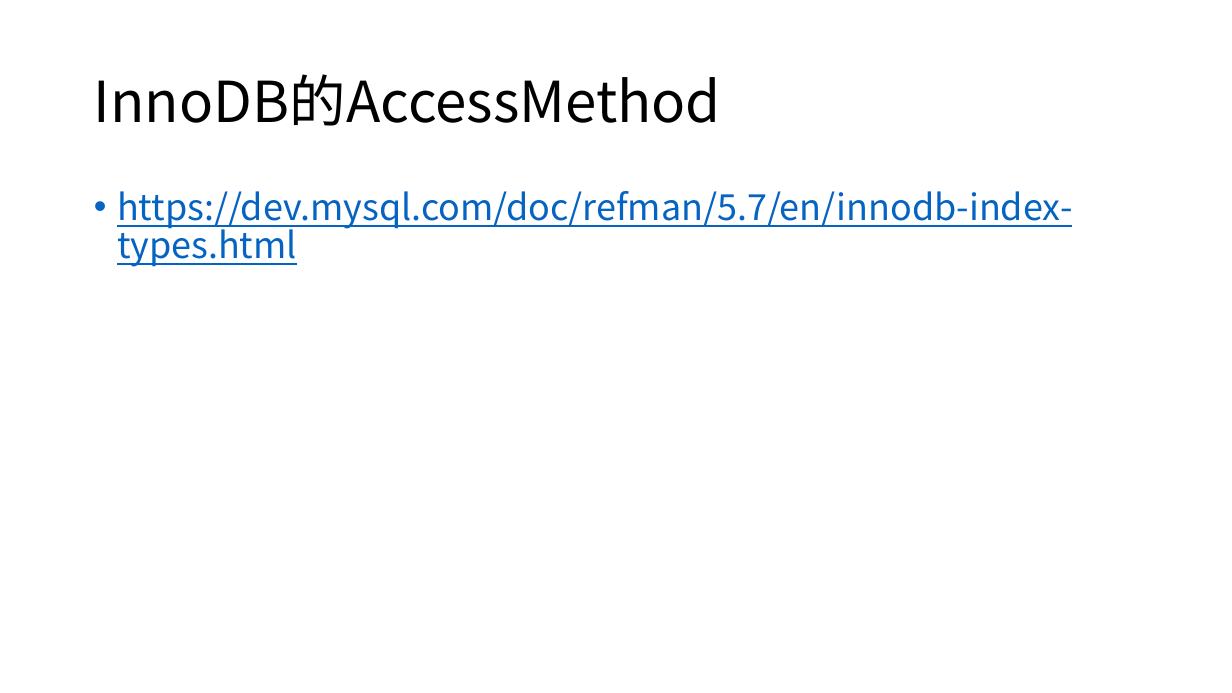
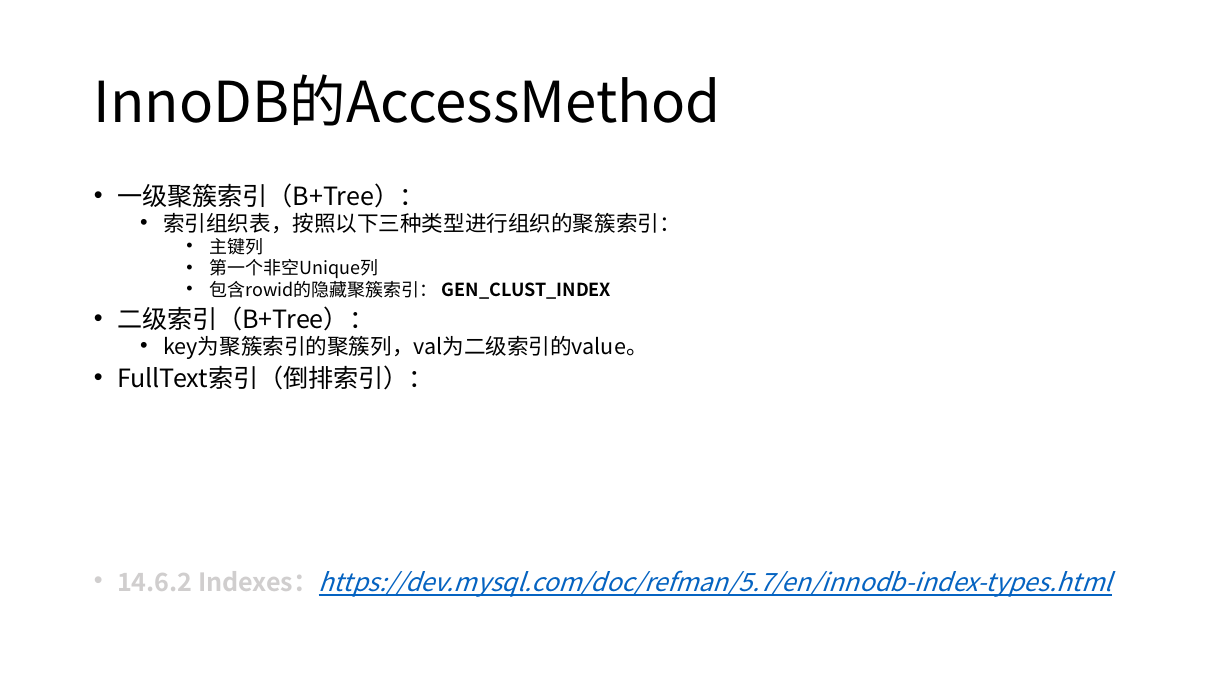
Before and after one commit to yummyliu/papers, a slide deck: slide 11 of 工作分享.pptx. Drawn at 1232x693 pixels with LibreOffice and Linux fonts; fonts in the diff are those of the drawing. Boxes give left, top, right and bottom in pixels: in the first picture for what was removed or moved away, otherwise in the second. Text is boxed around its words. In the diff, an @@ line names an element or a change of style, - is before the commit and + after.

```diff
--- a/工作分享.pptx
+++ b/工作分享.pptx
@@ text at bbox=[117, 183, 1112, 597]: text changed; size 28 to 19.6 pt; text colour #0563C1 to #000000 @@
-• https://dev.mysql.com/doc/refman/5.7/en/innodb-index-types.html
+• 一级聚簇索引（B+Tree）：
+  • 索引组织表，按照以下三种类型进行组织的聚簇索引：
+    • 主键列
+    • 第一个非空Unique列
+    • 包含rowid的隐藏聚簇索引： GEN_CLUST_INDEX
+• 二级索引（B+Tree）：
+  • key为聚簇索引的聚簇列，val为二级索引的value。
+• FullText索引（倒排索引）：
+• 14.6.2 Indexes：https://dev.mysql.com/doc/refman/5.7/en/innodb-index-types.html
```
Also in this commit, not shown: 4 other slides changed, 1 slide added.
